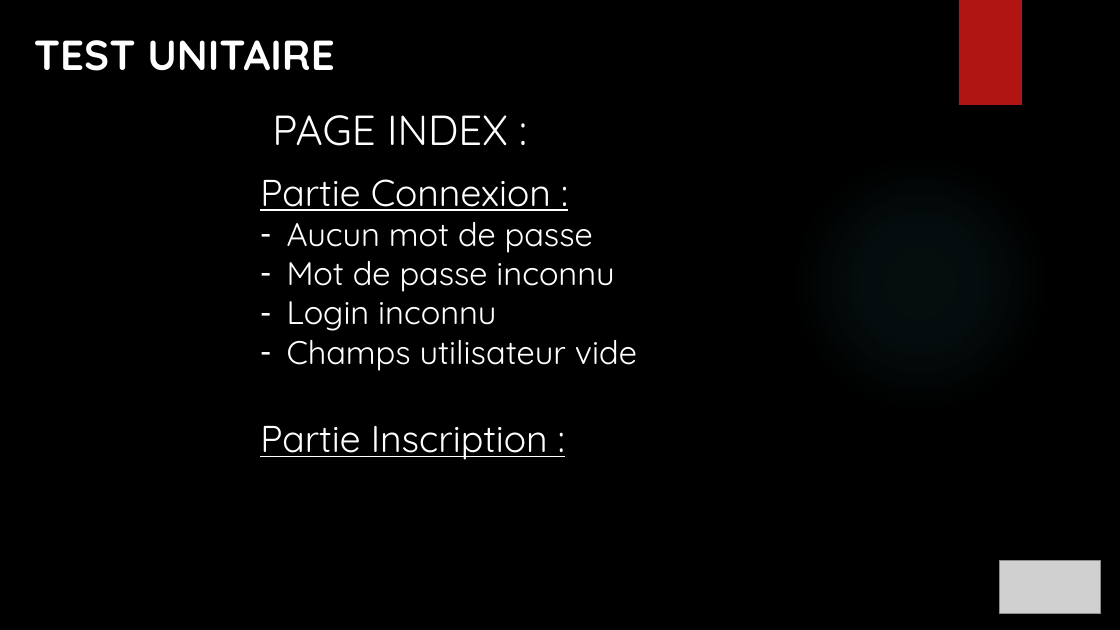
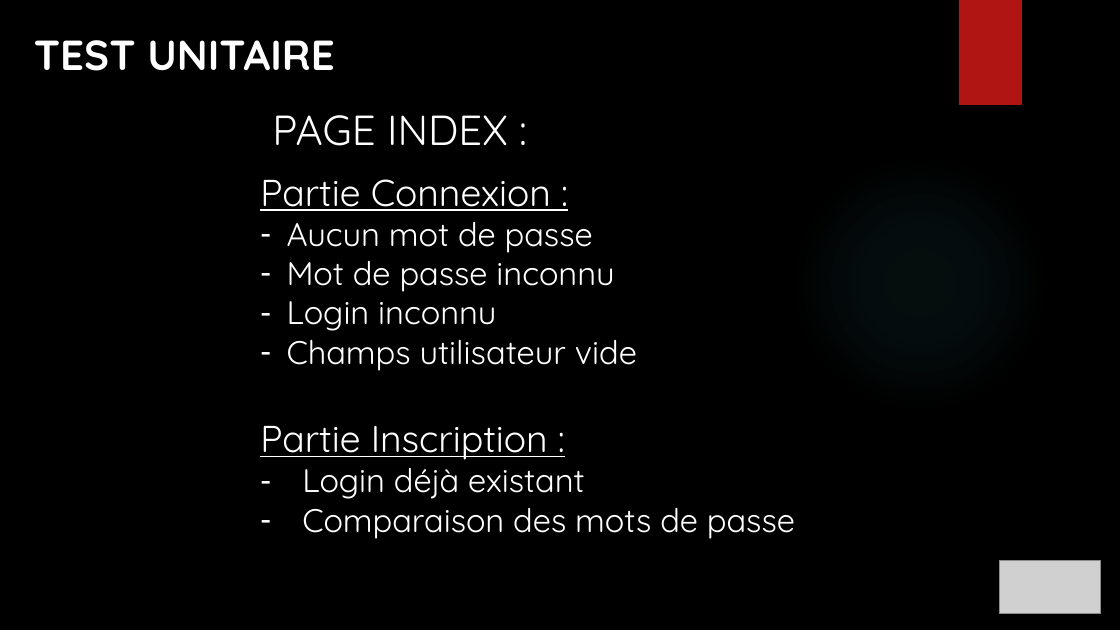
Before and after one commit to ChampemeDylan/UPOP, a slide deck: slide 25 of Présentation UPOP.pptx. Drawn at 1120x630 pixels with LibreOffice and Linux fonts; fonts in the diff are those of the drawing; grey boxes stand for pictures; background and template pictures are left out. Boxes give left, top, right and bottom in pixels: in the first picture for what was removed or moved away, otherwise in the second. Text is boxed around its words. In the diff, an @@ line names an element or a change of style, - is before the commit and + after.

```diff
--- a/Présentation UPOP.pptx
+++ b/Présentation UPOP.pptx
@@ text at [302,468,795,539]: paragraphs added @@
+– Login déjà existant
+– Comparaison des mots de passe
```
Also in this commit, not shown: 1 other slide changed.
